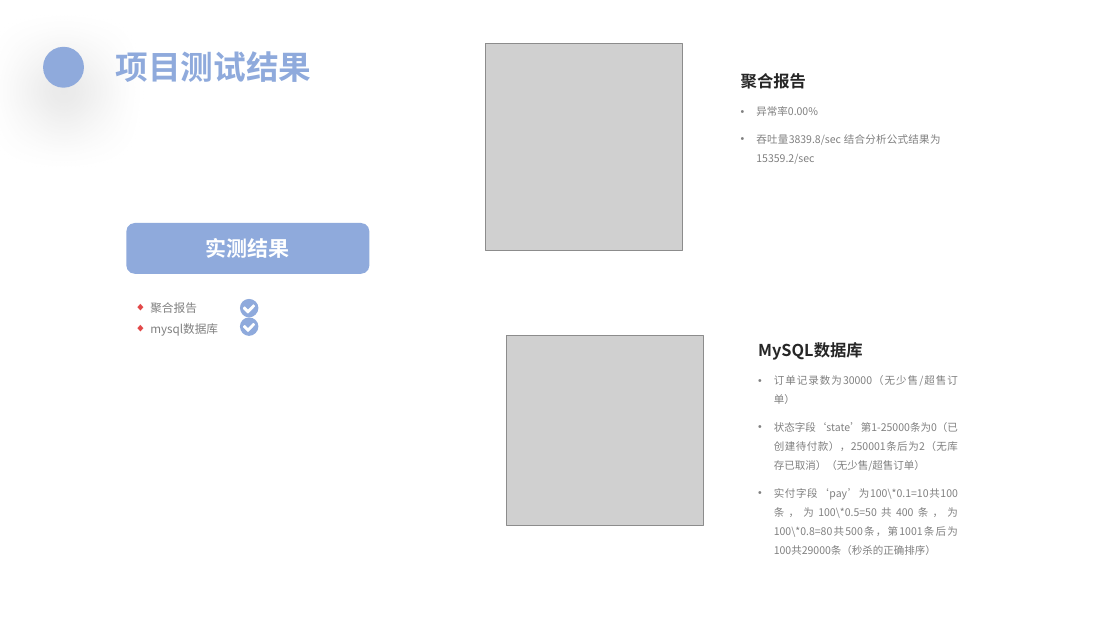
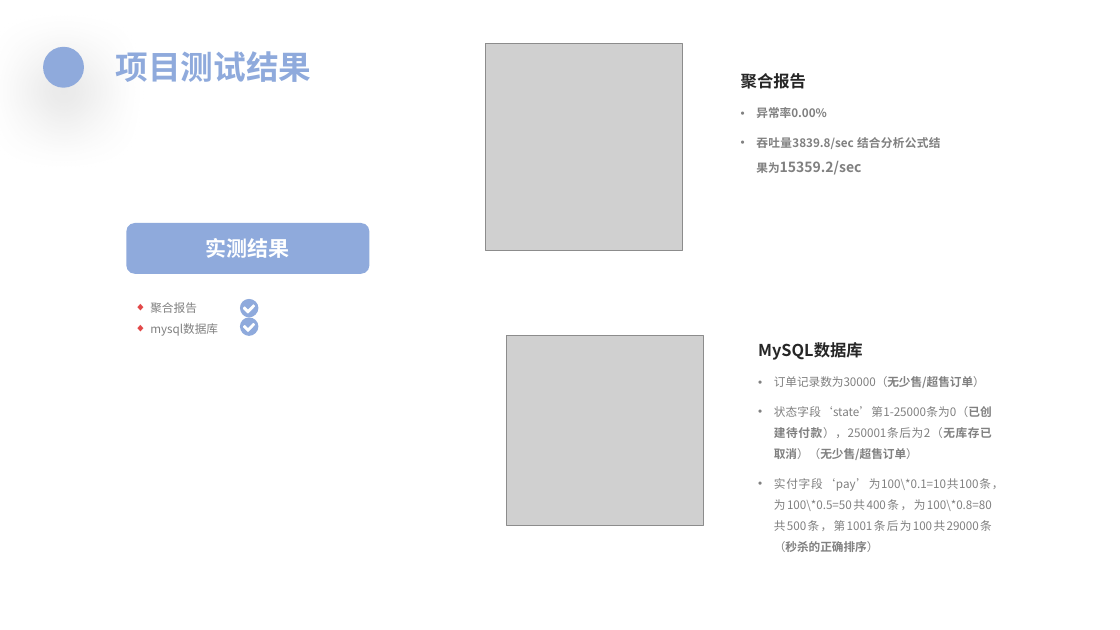
Before and after one commit to FlyRenxing/store-queue, a slide deck: slide 17 of doc/想不出商城介绍.pptx. Drawn at 1120x630 pixels with LibreOffice and Linux fonts; fonts in the diff are those of the drawing; grey boxes stand for pictures. Boxes give left, top, right and bottom in pixels: in the first picture for what was removed or moved away, otherwise in the second. Text is boxed around its words. In the diff, an @@ line names an element or a change of style, - is before the commit and + after.

```diff
--- a/doc/想不出商城介绍.pptx
+++ b/doc/想不出商城介绍.pptx
@@ text "异常率0.00%" at (756, 107, 941, 175): size 9 to 10 pt in "异常率0.00%", "吞吐量3839.8/sec 结合分析公式结果为15359.2/sec"; bold on; size 9 to 12 pt in "结合分析公式结果为15359.2/sec" @@
@@ text "订单记录数为30000（无少售/超售订单）" at (774, 376, 1004, 552): size 9 to 10 pt; bold on in "订单记录数为30000（无少售/超售订单）", "状态字段‘state’第1-25000条为0（已创建待付款），250001条后为2（无库存已取消）（无少售/超售订单）", "实付字段‘pay’为100\*0.1=10共100条，为100\*0.5=50共400条，为100\*0.8=80共50 ..." @@
```
Also in this commit, not shown: 2 other files.
